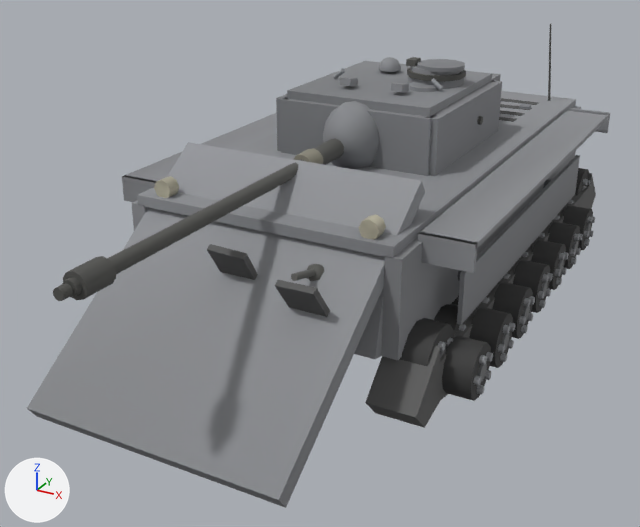
One commit to the glTF model client/assets/models/panther.glb: the scene before it, then after it.
Rendered twice from a 50 mm lens placed at (4.69, -10.61, 5.2), pointed at (-0.19, -1.74, 0.77). Lighting does not change. The marker at lower left points along +X, +Y and +Z. The picture after the commit comes second. Where no turn or scale is listed for an object, it has been applied to the vertices. Vertices at exactly the same position are counted once.

The older version as bpy lines, for what is in view:
```python
me_mesh_27 = bpy.data.meshes.new('Mesh_27')
me_mesh_27.from_pydata(...)  # 148 vertices, 248 faces; spans x -0.22..0.22, y -0.31..0.31, z -0.31..0.31
me_mesh_27.materials.append(mat_wheel27_mat)
me_mesh_32 = bpy.data.meshes.new('Mesh_32')
me_mesh_32.from_pydata(...)  # 168 vertices, 312 faces; spans x -1.99..1.99, y -3.75..3.75, z 0.1..1.15
me_mesh_32.materials.append(mat_tracks_mat)
me_mesh_34 = bpy.data.meshes.new('Mesh_34')
me_mesh_34.from_pydata(...)  # 80 vertices, 132 faces; spans x -1.46..1.46, y -5.45..-2.48, z 0.19..2.36
me_mesh_34.materials.append(mat_glacis_mat)
# before: 0 (1.46, -2.6, 2.36) at pixel (421, 180), 1 (1.46, -5.45, 0.36) at pixel (278, 499), 2 (1.46, -2.48, 2.19) at pixel (425, 192), 3 (1.46, -5.34, 0.19) at pixel (285, 507), 4 (-1.46, -2.48, 2.19)
# before: 5 (-1.46, -5.34, 0.19) at pixel (37, 416), 6 (-1.46, -2.6, 2.36) at pixel (188, 142), 7 (-1.46, -5.45, 0.36) at pixel (26, 408)
me_mesh_37 = bpy.data.meshes.new('Mesh_37')
me_mesh_37.from_pydata(...)  # 76 vertices, 124 faces; spans x -1.55..1.55, y -3.45..3.45, z 1.84..2.0
me_mesh_37.materials.append(mat_hulltop_mat)
# before: 0 (1.55, -3.45, 1.96) at pixel (393, 246), 1 (1.55, -3.45, 1.84) at pixel (393, 258), 6 (-1.55, -3.45, 1.96) at pixel (137, 194), 7 (-1.55, -3.45, 1.84) at pixel (137, 205)
ob_glacis = bpy.data.objects.new('glacis', me_mesh_34)
ob_glacis.location = (0.0, 0.0, 0.0)
ob_hulltop = bpy.data.objects.new('hullTop', me_mesh_37)
ob_hulltop.location = (0.0, 0.0, 0.0)
ob_tracks = bpy.data.objects.new('tracks', me_mesh_32)
ob_tracks.location = (0.0, 0.0, 0.0)
ob_wheel27 = bpy.data.objects.new('wheel27', me_mesh_27)
ob_wheel27.location = (2.13, -2.01, 0.46)
# also in view: 'turretSide' at (0.0, -0.1, 2.26); 'wheel30' at (1.71, -3.0, 0.58); 'wheel21' at (2.13, 0.29, 0.46); 'mantlet' at (0.0, -1.2, 2.29); 'lowerPlate' at (0.0, -3.42, 1.17)
```
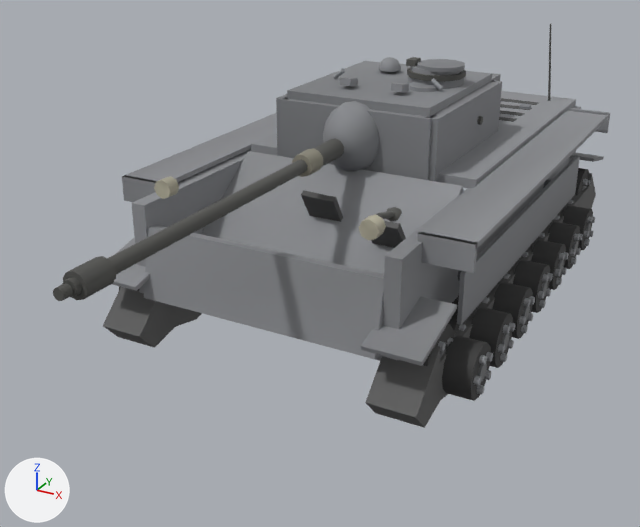
Location of each change, (x1, y1, x2, y2) in pixels of the pictures (640 x 527 px; the box of a moved part takes in the faces that stretch with it):
'glacis', reshaped: before (27, 142, 425, 508); after (202, 151, 464, 361)
'tracks', reshaped (mostly hidden): before (365, 173, 596, 428); after (103, 153, 604, 428)
'hullTop', reshaped (26% narrower, 42% shorter): before (137, 91, 576, 258); after (251, 91, 576, 188)
part 1 of me_mesh_32, added: after (113, 153, 604, 366)
part 2 of me_mesh_34, moved or reshaped: before (307, 264, 324, 281); after (386, 207, 402, 221)
part 3 of me_mesh_34, moved or reshaped: before (291, 269, 315, 281); after (376, 211, 394, 219)
part 4 of me_mesh_34, moved or reshaped: before (207, 244, 258, 280); after (301, 190, 343, 222)
part 5 of me_mesh_34, moved or reshaped: before (275, 280, 330, 317); after (371, 221, 406, 248)
part 6 of me_mesh_34, moved or reshaped: before (27, 142, 425, 508); after (202, 151, 464, 361)
'lowerPlate', unchanged, uncovered by the edit: before (354, 287, 384, 359); after (144, 225, 384, 359)
'wheel30', unchanged, covered by the edit: before (400, 318, 454, 366); after (423, 324, 454, 366)

Diff of the bpy script that builds the scene:
```diff
--- a/client/assets/models/panther.glb.py
+++ b/client/assets/models/panther.glb.py
@@ me_mesh_32 @@
 # used by ob_tracks; location = (0.0, 0.0, 0.0)
-me_mesh_32.from_pydata(...)  # 168 vertices, 312 faces; spans x -1.99..1.99, y -3.75..3.75, z 0.1..1.15
+me_mesh_32.from_pydata(...)  # 200 vertices, 360 faces; spans x -2.03..2.03, y -3.79..3.75, z 0.1..1.24
+# me_mesh_32 part 1
+# 16 vertices are added at x -2.03..1.39, y -3.79..3.75, z 0.96..1.24
+# 16 new vertices lie (0.64, 0.0, 0.0) away from vertices in x -2.03..1.39, y -3.79..3.75, z 0.96..1.24
+# 48 new faces join them
 me_mesh_32.materials.append(mat_tracks_mat)
@@ me_mesh_34 @@
 # used by ob_glacis; location = (0.0, 0.0, 0.0)
-me_mesh_34.from_pydata(...)  # 80 vertices, 132 faces; spans x -1.46..1.46, y -5.45..-2.48, z 0.19..2.36
+me_mesh_34.from_pydata(...)  # 80 vertices, 132 faces; spans x -1.46..1.46, y -3.21..-0.64, z 0.47..2.02
+# me_mesh_34 part 2: the loose piece of 26 vertices spanning x 0.69..0.93, y -3.75..-3.51, z 1.46..1.7 is moved by (0.0, 1.86, 0.0)
+# me_mesh_34 part 3: the loose piece of 14 vertices spanning x 0.77..0.84, y -4.06..-3.6, z 1.57..1.76 is moved by (0.0, 1.86, 0.0)
+# me_mesh_34 part 4: the loose piece of 8 vertices spanning x -0.21..0.25, y -4.09..-3.56, z 1.15..1.86 is moved by (0.0, 1.86, 0.0)
+# me_mesh_34 part 5: the loose piece of 8 vertices spanning x 0.7..1.16, y -4.25..-3.72, z 1.03..1.74 is moved by (0.0, 1.86, 0.0)
+# me_mesh_34 part 6
+for i in [0, 2, 4, 6]: me_mesh_34.vertices[i].co += Vector((0.0, 1.25, -0.43))
+for i in [1, 3, 5, 7]: me_mesh_34.vertices[i].co += Vector((0.0, 2.25, 0.27))
+# other edits to the shape of me_mesh_34 do not show in these pictures
 me_mesh_34.materials.append(mat_glacis_mat)
@@ me_mesh_37 @@
 # used by ob_hulltop; location = (0.0, 0.0, 0.0)
-me_mesh_37.from_pydata(...)  # 76 vertices, 124 faces; spans x -1.55..1.55, y -3.45..3.45, z 1.84..2.0
+me_mesh_37.from_pydata(...)  # 76 vertices, 124 faces; spans x -1.55..1.55, y -1.14..3.45, z 1.84..2.0
+# me_mesh_37 part 7
+for i in [0, 1, 6, 7]: me_mesh_37.vertices[i].co += Vector((0.0, 2.31, 0.0))
 me_mesh_37.materials.append(mat_hulltop_mat)
```
